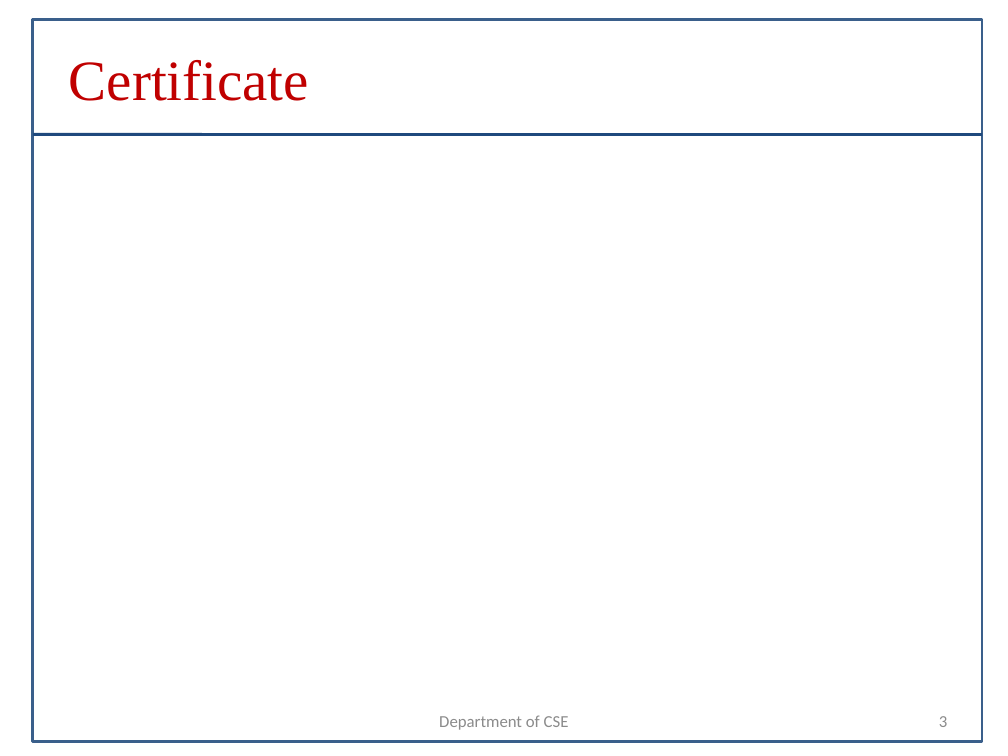
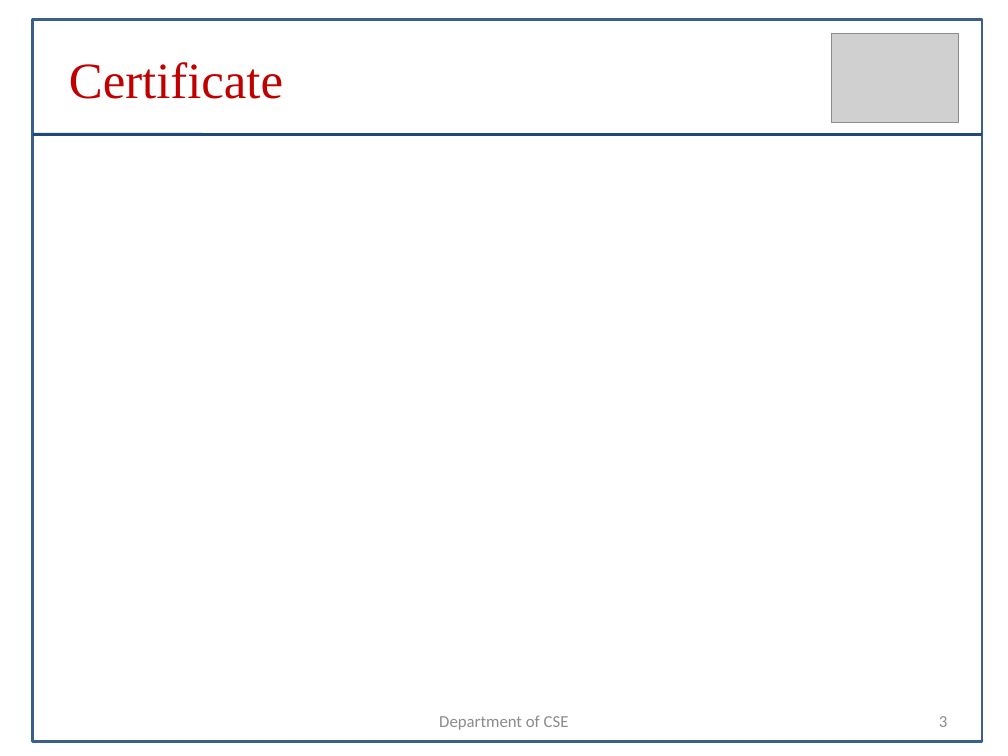
Before and after one commit to chgovardhanreddy/chatbot, a slide deck: slide 3 of PT-2/39110235-GOVARDHAN(HCL)-ppt.pptx. Drawn at 1008x756 pixels with LibreOffice and Linux fonts; fonts in the diff are those of the drawing; grey boxes stand for pictures. Boxes give left, top, right and bottom in pixels: in the first picture for what was removed or moved away, otherwise in the second. Text is boxed around its words. In the diff, an @@ line names an element or a change of style, - is before the commit and + after.

```diff
--- a/PT-2/39110235-GOVARDHAN(HCL)-ppt.pptx
+++ b/PT-2/39110235-GOVARDHAN(HCL)-ppt.pptx
@@ text "Certificate" at (69,62,283,99): size 40.7 to 36.3 pt @@
@@ picture added at (832,33,959,123) @@
```
Also in this commit, not shown: 11 other slides changed.
